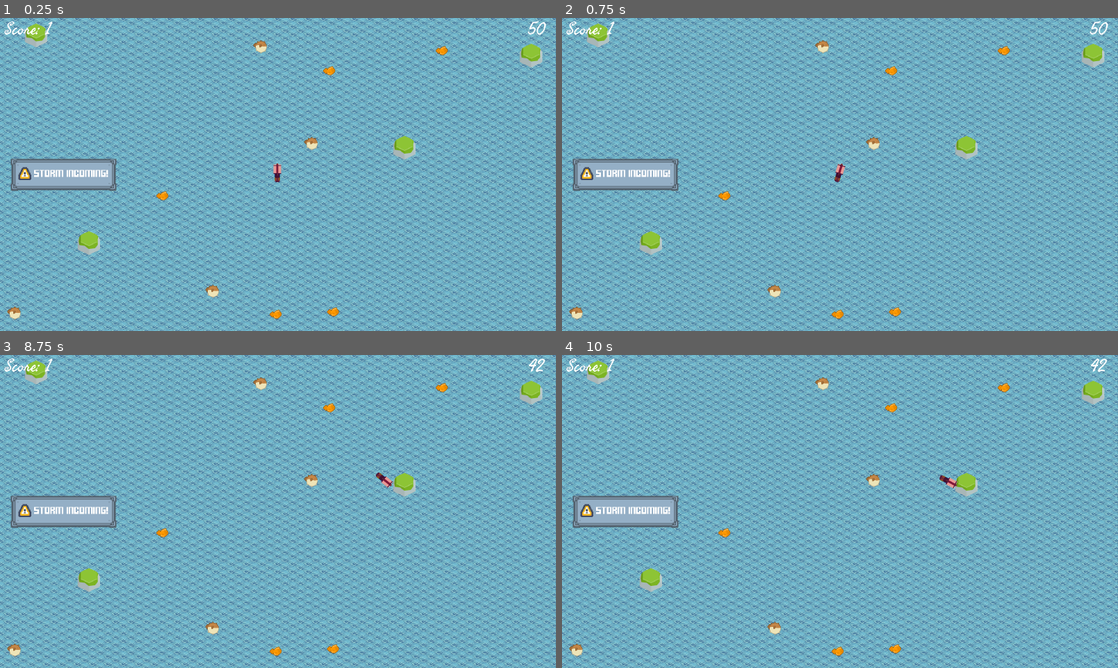
Above: before the commit, frames 1-4 (two rows, left to right).
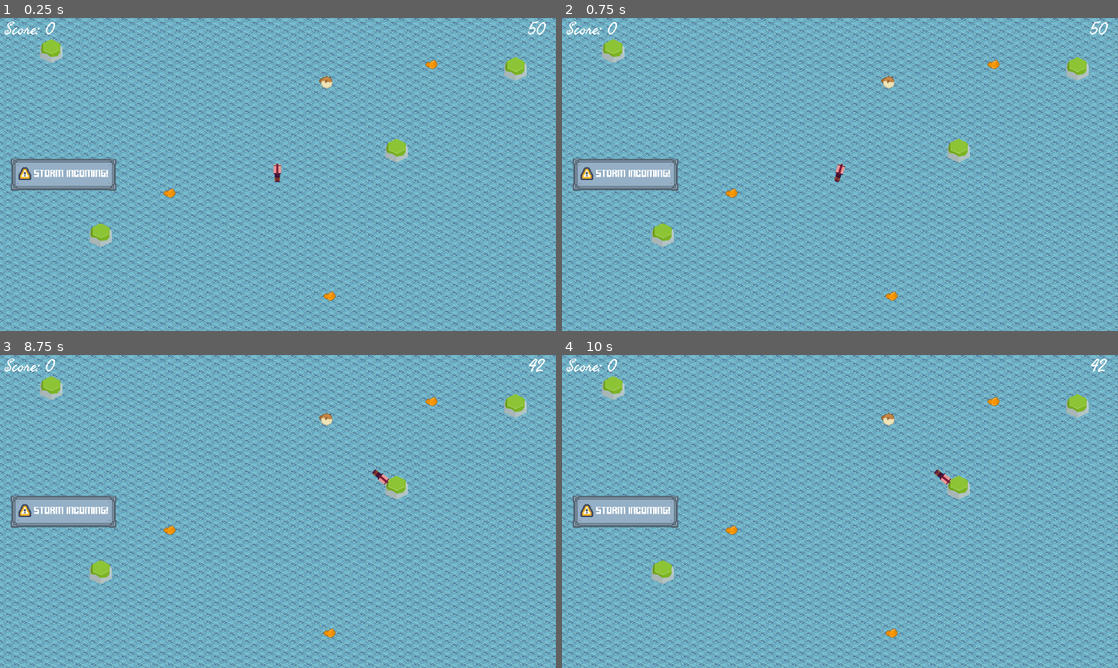
Above: after the commit, the same moments.

Repository: Coffin-Likker/CalmBeforeTheStorm
Game: Godot game, scene res://scenes/main.tscn
Same seed, same stepped clock (60 frames per second), same inputs: the game is played once before the commit and once after it.
Inputs:
- Up to frame 1 (0.25 s): no input
- Up to frame 2 (0.75 s): tap Enter at 0.5 s; hold Right (ui_right) from 0.53 s (still down)
- Up to frame 3 (8.75 s): release Right (ui_right) at 1.28 s; hold Down (ui_down) 1.28-2.03 s; tap Space at 2 s; hold Right (ui_right) 2.03-2.78 s; hold Up (ui_up) 2.78-3.53 s; hold Left (ui_left) 3.53-5.03 s; hold Down (ui_down) 5.03-5.78 s; hold Right (ui_right) 5.78-6.53 s; tap Enter at 6.5 s; hold Up (ui_up) 6.53-7.28 s; hold Right (ui_right) 7.28-8.03 s; hold Down (ui_down) from 8.03 s (still down)
- Up to frame 4 (10 s): tap Space at 8.75 s; release Down (ui_down) at 8.78 s; hold Left (ui_left) 8.78-9.53 s; tap Enter at 9.5 s; hold Up (ui_up) from 9.53 s (still down)

The runs differ from the first frame. In frame 1, 2.4% of the frame differs, in the area x 1-98%, y 1-97%; in frame 2, 2.4%; in frame 3, 2.4%; in frame 4, 2.4%.

Commit message:
improved level generation + new spwaning fish mechanism

Diff:
--- a/scenes/main.tscn
+++ b/scenes/main.tscn
@@ -157,6 +157,9 @@
 
 [node name="HUD" parent="." instance=ExtResource("6_lk3ns")]
 
+[node name="ScoreLabel" parent="HUD" index="1"]
+offset_right = 239.0
+
 [node name="Limits" type="Node" parent="."]
 
 [node name="MapLimits" parent="Limits" instance=ExtResource("4_6ldun")]
@@ -190,3 +193,5 @@
 [editable path="GameManager"]
 [editable path="Player"]
 [editable path="HUD"]
+[editable path="DeathCloud"]
+[editable path="LevelGenerator"]
--- a/scripts/constants.gd
+++ b/scripts/constants.gd
@@ -14,11 +14,11 @@
 # Level generation variables
 var map_size: Vector2 = Vector2(1153, 646)
 var min_distance_between_objects: float = 100.0
-var num_fish: int = 6
-var num_special_fish: int = 4
+var total_fish_on_screen: int = 4  # Adjust this number as needed
+var special_fish_spawn_chance: float = 0.2  # 1/5 chance
 var num_safezones: int = 4
-const BORDER_BUFFER = 15  # Buffer zone from map edges
-
+const BORDER_BUFFER = 50  # Buffer zone from map edges
+const CENTER_SAFE_RADIUS = 50  # Radius of safe zone in the center
 
 # Player movement variables
 var player_max_speed: float = 200.0
@@ -41,7 +41,6 @@
 # Game over conditions
 var required_score: int = 20
 
-
 func reset_game():
 	game_score = 0
 	player_in_safezone = false
--- a/scripts/fish.gd
+++ b/scripts/fish.gd
@@ -1,11 +1,12 @@
 extends Area2D
 
-signal fish_entered
+signal fish_entered(fish)
 
 func _ready():
+	add_to_group("fish")
 	connect("body_entered", Callable(self, "_on_body_entered"))
 
 func _on_body_entered(body):
 	if body.is_in_group("player"):
-		emit_signal("fish_entered")
+		emit_signal("fish_entered", self)
 		queue_free()
--- a/scripts/game_manager.gd
+++ b/scripts/game_manager.gd
@@ -8,6 +8,7 @@
 	Constants.score_label = $"../HUD/ScoreLabel"
 	Constants.timer_label = $"../HUD/TimeLabel"
 	level_generator.connect("level_generated", Callable(self, "_on_level_generated"))
+	level_generator.connect("fish_spawned", Callable(self, "_on_fish_spawned"))
 	death_cloud.connect("cloud_hit_player", Callable(self, "_on_cloud_hit_player"))
 	start_game()
 	pick_direction()
@@ -21,19 +22,17 @@
 	print("Level generated and timer started")
 
 func connect_objects():
-	print(get_tree())
-	print(get_tree().get_nodes_in_group("fish"))
-	for fish in get_tree().get_nodes_in_group("fish"):
+	for fish in get_tree().get_nodes_in_group("fish") + get_tree().get_nodes_in_group("special_fish"):
 		if not fish.is_connected("fish_entered", Callable(self, "_on_fish_entered")):
 			fish.connect("fish_entered", Callable(self, "_on_fish_entered"))
-
-	for special_fish in get_tree().get_nodes_in_group("special_fish"):
-		if not special_fish.is_connected("special_fish_entered", Callable(self, "_on_special_fish_entered")):
-			special_fish.connect("special_fish_entered", Callable(self, "_on_special_fish_entered"))
 
 	for safezone in get_tree().get_nodes_in_group("safezone"):
 		if not safezone.is_connected("safezone_entered", Callable(self, "_on_safezone_entered")):
 			safezone.connect("safezone_entered", Callable(self, "_on_safezone_entered"))
+
+func _on_fish_spawned(fish_instance):
+	if not fish_instance.is_connected("fish_entered", Callable(self, "_on_fish_entered")):
+		fish_instance.connect("fish_entered", Callable(self, "_on_fish_entered"))
 
 func start_timer():
 	Constants.timer_running = true
@@ -54,17 +53,22 @@
 	else:
 		_game_over("Entered safezone without enough fish!")
 
+func _on_fish_entered(fish):
+	if fish.is_in_group("special_fish"):
+		Constants.game_score += 3
+		print("Special fish collected - Score +3")
+	else:
+		Constants.game_score += 1
+		print("Regular fish collected - Score +1")
 
+	Constants.update_score_display()
+	print("Total Score: ", Constants.game_score)
 
-func _on_fish_entered():
-	Constants.game_score += 1
-	Constants.update_score_display()
-	print("Fish collected - Score: ", Constants.game_score)
+	fish.queue_free()
+	call_deferred("spawn_new_fish")
 
-func _on_special_fish_entered():
-	Constants.game_score += 3
-	Constants.update_score_display()
-	print("Special Fish collected - Score: ", Constants.game_score)
+func spawn_new_fish():
+	level_generator.spawn_random_fish()
 
 func _on_timer_timeout():
 	print("Timer timeout")
--- a/scripts/level_generator.gd
+++ b/scripts/level_generator.gd
@@ -1,38 +1,35 @@
 extends Node
 
 signal level_generated
+signal fish_spawned(fish_instance)
+
+var occupied_positions = []
 
 func _ready():
 	randomize()
 
 func generate_level():
 	clear_level()
-	var occupied_positions = []
+	occupied_positions.clear()
 
-	# Generate safezones
+	# Add center position as occupied to create safe zone for player
+	occupied_positions.append(Vector2(Constants.map_size.x / 2, Constants.map_size.y / 2))
+
 	for i in range(Constants.num_safezones):
-		var position = get_random_position(occupied_positions)
+		var position = get_random_position()
 		spawn_safezone(position)
 		occupied_positions.append(position)
 
-	# Generate fish
-	for i in range(Constants.num_fish):
-		var position = get_random_position(occupied_positions)
-		spawn_fish(position)
-		occupied_positions.append(position)
-
-	# Generate fish
-	for i in range(Constants.num_special_fish):
-		var position = get_random_position(occupied_positions)
-		spawn_special_fish(position)
-		occupied_positions.append(position)
+	for i in range(Constants.total_fish_on_screen):
+		spawn_random_fish()
 
 	print("Level generation complete")
 	emit_signal("level_generated")
 
-func get_random_position(occupied_positions: Array) -> Vector2:
+func get_random_position() -> Vector2:
 	var position: Vector2
 	var is_valid = false
+	var center = Vector2(Constants.map_size.x / 2, Constants.map_size.y / 2)
 
 	while not is_valid:
 		position = Vector2(
@@ -41,6 +38,10 @@
 		)
 		is_valid = true
 
+		if position.distance_to(center) < Constants.CENTER_SAFE_RADIUS:
+			is_valid = false
+			continue
+
 		for occupied in occupied_positions:
 			if position.distance_to(occupied) < Constants.min_distance_between_objects:
 				is_valid = false
@@ -48,33 +49,47 @@
 
 	return position
 
+func spawn_random_fish():
+	var position = get_random_position()
+	var is_special = randf() < Constants.special_fish_spawn_chance
+
+	if is_special:
+		spawn_special_fish(position)
+	else:
+		spawn_fish(position)
+
+	occupied_positions.append(position)
+
 func spawn_fish(position: Vector2):
 	var fish = Constants.fish_scene.instantiate()
-	fish.add_to_group("fish")
 	fish.set_script(load("res://scripts/fish.gd"))
 	fish.position = position
+	fish.add_to_group("fish")
 	add_child(fish)
 	print("Fish spawned at ", position)
+	emit_signal("fish_spawned", fish)
 
 func spawn_special_fish(position: Vector2):
 	var special_fish = Constants.special_fish_scene.instantiate()
-	special_fish.add_to_group("special_fish")
 	special_fish.set_script(load("res://scripts/special_fish.gd"))
 	special_fish.position = position
+	special_fish.add_to_group("special_fish")
 	add_child(special_fish)
-	print("special_fish spawned at ", position)
+	print("Special fish spawned at ", position)
+	emit_signal("fish_spawned", special_fish)
 
 func spawn_safezone(position: Vector2):
 	var safezone = Constants.safezone_scene.instantiate()
-	safezone.add_to_group("safezone")
 	safezone.set_script(load("res://scripts/safezone.gd"))
 	safezone.position = position
+	safezone.add_to_group("safezone")
 	add_child(safezone)
 	print("Safezone spawned at ", position)
 
 func clear_level():
 	for child in get_children():
 		child.queue_free()
+	occupied_positions.clear()
 
 func regenerate_level():
 	clear_level()
--- a/scripts/special_fish.gd
+++ b/scripts/special_fish.gd
@@ -1,6 +1,6 @@
 extends Area2D
 
-signal special_fish_entered
+signal fish_entered(fish)
 
 func _ready():
 	add_to_group("special_fish")
@@ -8,5 +8,5 @@
 
 func _on_body_entered(body):
 	if body.is_in_group("player"):
-		emit_signal("special_fish_entered")
+		emit_signal("fish_entered", self)
 		queue_free()
